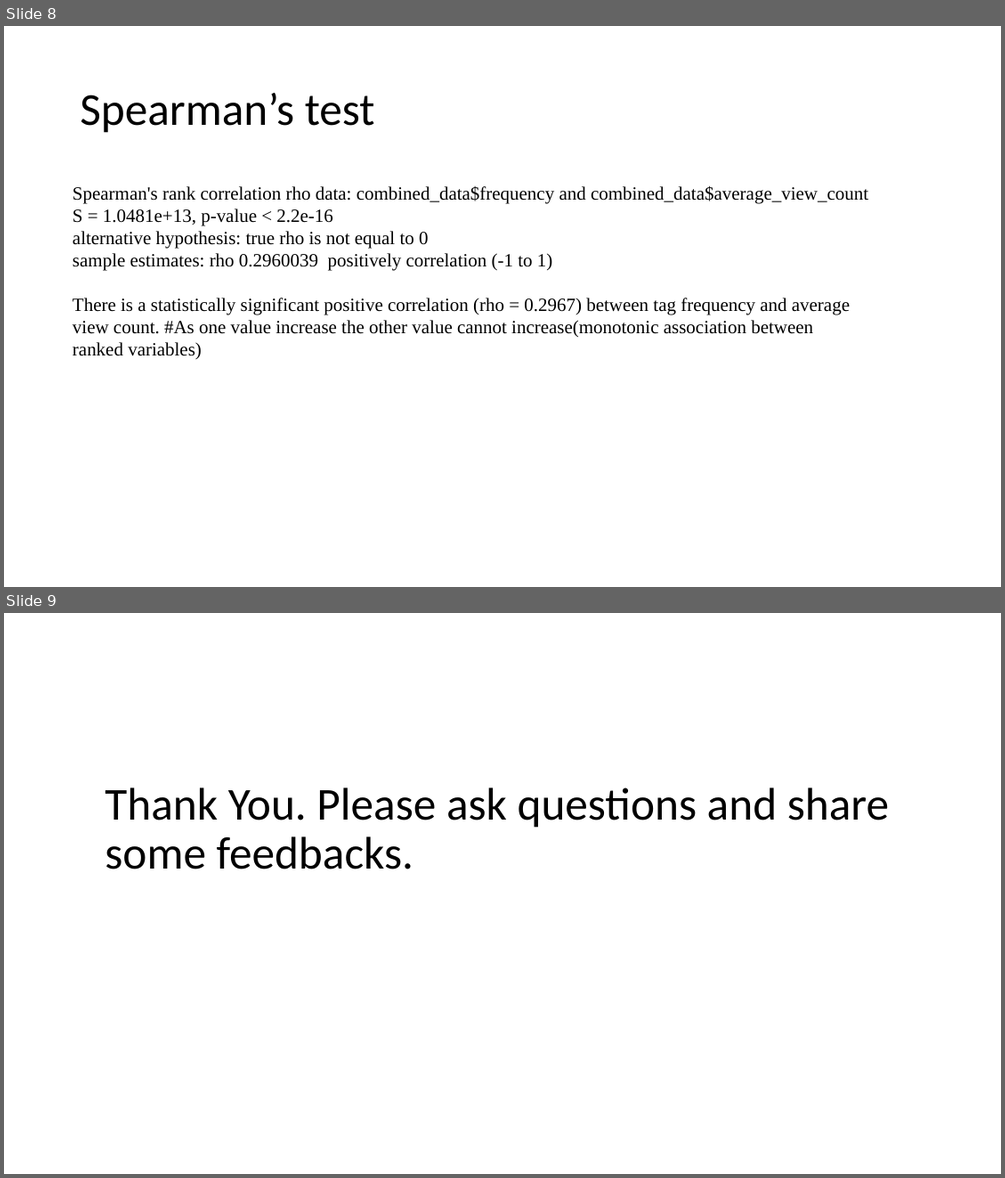
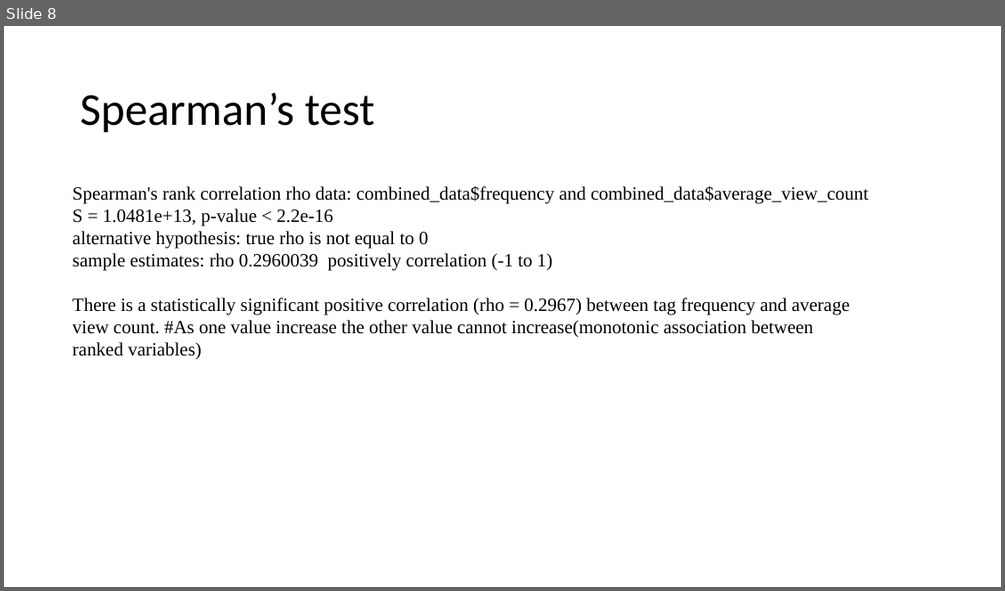
Before and after one commit to KaushalGuragai/Kguragain_R_Project, a slide deck: R Project.pptx. Shown one above the other, each under a label of ours: slides 8 and 9 before the commit, slide 8 after it. The pictures are 1005x1178 and 1005x591 pixels, drawn with LibreOffice and Linux fonts; fonts in the diff are those of the drawing. Boxes give left, top, right and bottom in pixels: in the first picture for what was removed or moved away, otherwise in the second. Text is boxed around its words. In the diff, an @@ line names an element or a change of style, - is before the commit and + after.

```diff
--- a/R Project.pptx
+++ b/R Project.pptx
@@ slide 9 removed at [4,613,1001,1174], background #FFFFFF @@
@@ title removed at [105,787,889,869] @@
-Thank You. Please ask questions and share some feedbacks.
```
Also in this commit, not shown: 2 slides changed, 7 slides added, 8 other files.
